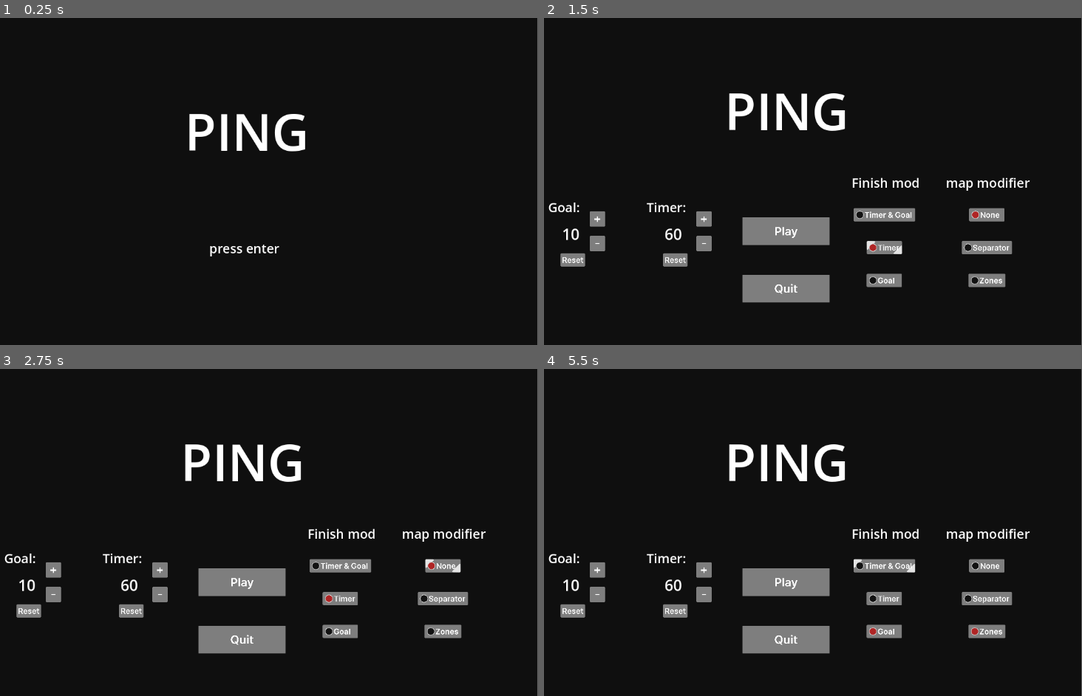
Above: before the commit, frames 1-4 (two rows, left to right).
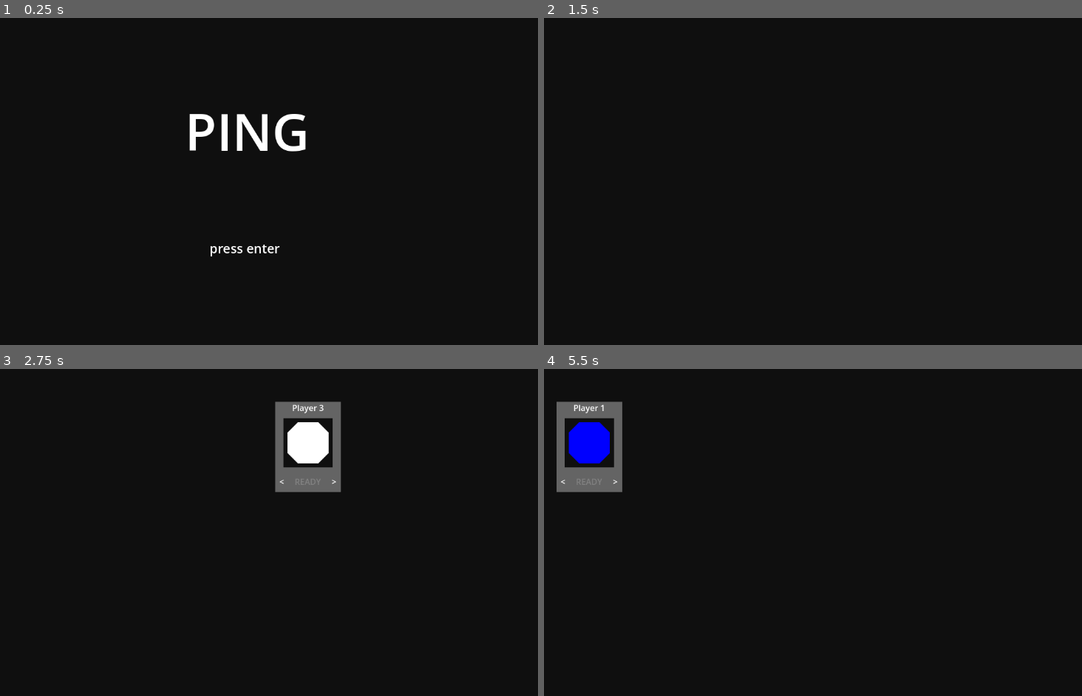
Above: after the commit, the same moments.

Repository: MyloRaccoon/ping
Game: Godot game, scene res://scenes/title.tscn
The game is run twice, just before and just after one commit, with the same random seed, the same clock (stepped at 60 frames per second) and the same inputs.
Inputs:
- Up to frame 1 (0.25 s): no input
- Up to frame 2 (1.5 s): tap Enter (ui_accept) at 0.5, 0.77, 1.07, 1.25 s; hold Right (ui_right) 0.53-1.28 s; hold Down (down2) 0.53-1.28 s; tap E (join1, bound only after the commit) at 0.8, 1.35 s; hold S (down1) from 1.28 s (still down)
- Up to frame 3 (2.75 s): tap Enter (ui_accept) at 1.52, 1.82, 2 s; tap Keypad 1 (join2, bound only after the commit) at 1.55 s; release S (down1) at 2.03 s; hold Right (ui_right) from 2.03 s (still down); hold Keypad 1 (join2, bound only after the commit) from 2.03 s (still down); tap U (join3, bound only after the commit) at 2.3 s
- Up to frame 4 (5.5 s): tap Enter (ui_accept) at 2.75, 3.02, 3.32, 3.5, 3.77, 3.8, 4.07, 4.25, 4.35, 4.52, 4.82 s; release Right (ui_right) at 2.78 s; release Keypad 1 (join2, bound only after the commit) at 2.78 s; hold Up (ui_up) 2.78-3.53 s; tap U (join3, bound only after the commit) at 2.85 s; tap [ (join4, bound only after the commit) at 3.05 s; hold [ (join4, bound only after the commit) 3.53-4.28 s; hold Left (ui_left) 3.53-5.03 s; tap Escape (pause) at 4.15 s; tap Down (down2) at 4.55 s; hold S (down1) from 5.03 s (still down); hold Down (down2) from 5.03 s (still down); tap E (join1, bound only after the commit) at 5.3 s
In our replay, the window is 799x443 before the commit and 800x443 after it. These sizes can differ from the game's own. Grey fills any space a smaller window leaves; there, only what the larger window draws over its background counts as a difference.

The runs differ from the first frame. In frame 1, 0.4% of the frame differs, in the area x 35-57%, y 29-73%; in frame 2, 7.5%; in frame 3, 10%; in frame 4, 10%, in the area x 0-91%, y 9-88%.

Commit message:
4 players support

Diff:
--- a/project.godot
+++ b/project.godot
@@ -22,9 +22,16 @@
 [display]
 
 window/size/viewport_height=638
+window/stretch/mode="viewport"
 
 [input]
 
+pause={
+"deadzone": 0.5,
+"events": [Object(InputEventKey,"resource_local_to_scene":false,"resource_name":"","device":-1,"window_id":0,"alt_pressed":false,"shift_pressed":false,"ctrl_pressed":false,"meta_pressed":false,"pressed":false,"keycode":0,"physical_keycode":4194305,"key_label":0,"unicode":0,"echo":false,"script":null)
+, Object(InputEventJoypadButton,"resource_local_to_scene":false,"resource_name":"","device":-1,"button_index":6,"pressure":0.0,"pressed":true,"script":null)
+]
+}
 up1={
 "deadzone": 0.5,
 "events": [Object(InputEventKey,"resource_local_to_scene":false,"resource_name":"","device":-1,"window_id":0,"alt_pressed":false,"shift_pressed":false,"ctrl_pressed":false,"meta_pressed":false,"pressed":false,"keycode":0,"physical_keycode":87,"key_label":0,"unicode":122,"echo":false,"script":null)
@@ -51,7 +58,7 @@
 }
 focus1={
 "deadzone": 0.5,
-"events": [Object(InputEventKey,"resource_local_to_scene":false,"resource_name":"","device":-1,"window_id":0,"alt_pressed":false,"shift_pressed":false,"ctrl_pressed":false,"meta_pressed":false,"pressed":false,"keycode":0,"physical_keycode":71,"key_label":0,"unicode":103,"echo":false,"script":null)
+"events": [Object(InputEventKey,"resource_local_to_scene":false,"resource_name":"","device":-1,"window_id":0,"alt_pressed":false,"shift_pressed":false,"ctrl_pressed":false,"meta_pressed":false,"pressed":false,"keycode":0,"physical_keycode":70,"key_label":0,"unicode":102,"echo":false,"script":null)
 , Object(InputEventJoypadMotion,"resource_local_to_scene":false,"resource_name":"","device":0,"axis":5,"axis_value":1.0,"script":null)
 , Object(InputEventJoypadMotion,"resource_local_to_scene":false,"resource_name":"","device":0,"axis":4,"axis_value":1.0,"script":null)
 , Object(InputEventJoypadButton,"resource_local_to_scene":false,"resource_name":"","device":0,"button_index":2,"pressure":0.0,"pressed":true,"script":null)
@@ -90,43 +97,75 @@
 , Object(InputEventJoypadMotion,"resource_local_to_scene":false,"resource_name":"","device":1,"axis":4,"axis_value":1.0,"script":null)
 ]
 }
+up3={
+"deadzone": 0.5,
+"events": [Object(InputEventKey,"resource_local_to_scene":false,"resource_name":"","device":-1,"window_id":0,"alt_pressed":false,"shift_pressed":false,"ctrl_pressed":false,"meta_pressed":false,"pressed":false,"keycode":0,"physical_keycode":89,"key_label":0,"unicode":121,"echo":false,"script":null)
+]
+}
+down3={
+"deadzone": 0.5,
+"events": [Object(InputEventKey,"resource_local_to_scene":false,"resource_name":"","device":-1,"window_id":0,"alt_pressed":false,"shift_pressed":false,"ctrl_pressed":false,"meta_pressed":false,"pressed":false,"keycode":0,"physical_keycode":72,"key_label":0,"unicode":104,"echo":false,"script":null)
+]
+}
 right3={
 "deadzone": 0.5,
-"events": []
-}
-pause={
-"deadzone": 0.5,
-"events": [Object(InputEventKey,"resource_local_to_scene":false,"resource_name":"","device":-1,"window_id":0,"alt_pressed":false,"shift_pressed":false,"ctrl_pressed":false,"meta_pressed":false,"pressed":false,"keycode":0,"physical_keycode":4194305,"key_label":0,"unicode":0,"echo":false,"script":null)
-, Object(InputEventJoypadButton,"resource_local_to_scene":false,"resource_name":"","device":-1,"button_index":6,"pressure":0.0,"pressed":true,"script":null)
+"events": [Object(InputEventKey,"resource_local_to_scene":false,"resource_name":"","device":-1,"window_id":0,"alt_pressed":false,"shift_pressed":false,"ctrl_pressed":false,"meta_pressed":false,"pressed":false,"keycode":0,"physical_keycode":74,"key_label":0,"unicode":106,"echo":false,"script":null)
 ]
 }
 left3={
 "deadzone": 0.5,
-"events": []
+"events": [Object(InputEventKey,"resource_local_to_scene":false,"resource_name":"","device":-1,"window_id":0,"alt_pressed":false,"shift_pressed":false,"ctrl_pressed":false,"meta_pressed":false,"pressed":false,"keycode":0,"physical_keycode":71,"key_label":0,"unicode":103,"echo":false,"script":null)
+]
+}
+up4={
+"deadzone": 0.5,
+"events": [Object(InputEventKey,"resource_local_to_scene":false,"resource_name":"","device":-1,"window_id":0,"alt_pressed":false,"shift_pressed":false,"ctrl_pressed":false,"meta_pressed":false,"pressed":false,"keycode":0,"physical_keycode":80,"key_label":0,"unicode":112,"echo":false,"script":null)
+]
+}
+down4={
+"deadzone": 0.5,
+"events": [Object(InputEventKey,"resource_local_to_scene":false,"resource_name":"","device":-1,"window_id":0,"alt_pressed":false,"shift_pressed":false,"ctrl_pressed":false,"meta_pressed":false,"pressed":false,"keycode":0,"physical_keycode":59,"key_label":0,"unicode":109,"echo":false,"script":null)
+]
 }
 right4={
 "deadzone": 0.5,
-"events": []
+"events": [Object(InputEventKey,"resource_local_to_scene":false,"resource_name":"","device":-1,"window_id":0,"alt_pressed":false,"shift_pressed":false,"ctrl_pressed":false,"meta_pressed":false,"pressed":false,"keycode":0,"physical_keycode":39,"key_label":0,"unicode":249,"echo":false,"script":null)
+]
 }
 left4={
 "deadzone": 0.5,
-"events": []
+"events": [Object(InputEventKey,"resource_local_to_scene":false,"resource_name":"","device":-1,"window_id":0,"alt_pressed":false,"shift_pressed":false,"ctrl_pressed":false,"meta_pressed":false,"pressed":false,"keycode":0,"physical_keycode":76,"key_label":0,"unicode":108,"echo":false,"script":null)
+]
 }
 focus3={
 "deadzone": 0.5,
-"events": []
+"events": [Object(InputEventKey,"resource_local_to_scene":false,"resource_name":"","device":-1,"window_id":0,"alt_pressed":false,"shift_pressed":false,"ctrl_pressed":false,"meta_pressed":false,"pressed":false,"keycode":0,"physical_keycode":75,"key_label":0,"unicode":107,"echo":false,"script":null)
+]
 }
 focus4={
 "deadzone": 0.5,
-"events": []
+"events": [Object(InputEventKey,"resource_local_to_scene":false,"resource_name":"","device":-1,"window_id":0,"alt_pressed":false,"shift_pressed":false,"ctrl_pressed":false,"meta_pressed":false,"pressed":false,"keycode":0,"physical_keycode":92,"key_label":0,"unicode":42,"echo":false,"script":null)
+]
 }
-down3={
+join1={
 "deadzone": 0.5,
-"events": []
+"events": [Object(InputEventKey,"resource_local_to_scene":false,"resource_name":"","device":-1,"window_id":0,"alt_pressed":false,"shift_pressed":false,"ctrl_pressed":false,"meta_pressed":false,"pressed":false,"keycode":0,"physical_keycode":69,"key_label":0,"unicode":101,"echo":false,"script":null)
+]
 }
-down4={
+join2={
 "deadzone": 0.5,
-"events": []
+"events": [Object(InputEventKey,"resource_local_to_scene":false,"resource_name":"","device":-1,"window_id":0,"alt_pressed":false,"shift_pressed":false,"ctrl_pressed":false,"meta_pressed":false,"pressed":false,"keycode":0,"physical_keycode":4194439,"key_label":0,"unicode":49,"echo":false,"script":null)
+]
+}
+join3={
+"deadzone": 0.5,
+"events": [Object(InputEventKey,"resource_local_to_scene":false,"resource_name":"","device":-1,"window_id":0,"alt_pressed":false,"shift_pressed":false,"ctrl_pressed":false,"meta_pressed":false,"pressed":false,"keycode":0,"physical_keycode":85,"key_label":0,"unicode":117,"echo":false,"script":null)
+]
+}
+join4={
+"deadzone": 0.5,
+"events": [Object(InputEventKey,"resource_local_to_scene":false,"resource_name":"","device":-1,"window_id":0,"alt_pressed":false,"shift_pressed":false,"ctrl_pressed":false,"meta_pressed":false,"pressed":false,"keycode":0,"physical_keycode":91,"key_label":0,"unicode":0,"echo":false,"script":null)
+]
 }
 
 [rendering]
--- a/scenes/ball.tscn
+++ b/scenes/ball.tscn
@@ -1,5 +1,6 @@
-[gd_scene load_steps=5 format=3 uid="uid://cyidl70ijlea4"]
+[gd_scene load_steps=6 format=3 uid="uid://cyidl70ijlea4"]
 
+[ext_resource type="Script" path="res://scripts/ball.gd" id="1_47jgb"]
 [ext_resource type="Texture2D" uid="uid://cmpevm4sknu3e" path="res://assets/ball.png" id="1_eatb7"]
 [ext_resource type="Texture2D" uid="uid://c7bi3y2plqly4" path="res://assets/light.png" id="2_xbr5i"]
 
@@ -14,6 +15,7 @@
 collision_mask = 4
 physics_material_override = SubResource("PhysicsMaterial_676rp")
 gravity_scale = 0.0
+script = ExtResource("1_47jgb")
 
 [node name="Sprite2D" type="Sprite2D" parent="."]
 scale = Vector2(0.5, 0.5)
@@ -26,3 +28,8 @@
 position = Vector2(3, 3)
 scale = Vector2(1.012, 1.012)
 texture = ExtResource("2_xbr5i")
+
+[node name="VisibleOnScreenNotifier2D" type="VisibleOnScreenNotifier2D" parent="."]
+
+[connection signal="screen_entered" from="VisibleOnScreenNotifier2D" to="." method="_on_visible_on_screen_notifier_2d_screen_entered"]
+[connection signal="screen_exited" from="VisibleOnScreenNotifier2D" to="." method="_on_visible_on_screen_notifier_2d_screen_exited"]
--- a/scenes/game.tscn
+++ b/scenes/game.tscn
@@ -9,11 +9,11 @@
 
 [sub_resource type="LabelSettings" id="LabelSettings_8j51r"]
 font_size = 500
-font_color = Color(0.270588, 0.388235, 0.917647, 0.929412)
+font_color = Color(0.27451, 0.392157, 0.921569, 0.929412)
 
 [sub_resource type="LabelSettings" id="LabelSettings_ggfhb"]
 font_size = 500
-font_color = Color(0.819608, 0.176471, 0.137255, 1)
+font_color = Color(0.823529, 0.176471, 0.137255, 1)
 
 [sub_resource type="SegmentShape2D" id="SegmentShape2D_dsfr3"]
 a = Vector2(-8, -440)
@@ -204,11 +204,29 @@
 collision_mask = 6
 index = "2"
 
+[node name="Player3" parent="players" instance=ExtResource("3_10dy2")]
+position = Vector2(256, 384)
+collision_layer = 5
+collision_mask = 5
+index = "3"
+
+[node name="Player4" parent="players" instance=ExtResource("3_10dy2")]
+position = Vector2(896, 256)
+collision_layer = 5
+collision_mask = 5
+index = "4"
+
 [node name="p1SpawnPoint" type="Marker2D" parent="players"]
 position = Vector2(256, 256)
 
 [node name="p2SpawnPoint" type="Marker2D" parent="players"]
 position = Vector2(896, 384)
+
+[node name="p3SpawnPoint" type="Marker2D" parent="players"]
+position = Vector2(256, 384)
+
+[node name="p4SpawnPoint" type="Marker2D" parent="players"]
+position = Vector2(896, 256)
 
 [node name="Timers" type="Node2D" parent="."]
 
@@ -271,9 +289,7 @@
 horizontal_alignment = 1
 
 [node name="transition" parent="." instance=ExtResource("6_1h45d")]
-
-[node name="Camera2D" type="Camera2D" parent="."]
-position = Vector2(576, 320)
+visible = false
 
 [connection signal="body_entered" from="goal1" to="." method="_on_goal_1_body_entered"]
 [connection signal="body_entered" from="goal2" to="." method="_on_goal_2_body_entered"]
--- a/scenes/option.tscn
+++ b/scenes/option.tscn
@@ -134,11 +134,15 @@
 layout_mode = 1
 
 [node name="btn_play" parent="menuMenu/play" instance=ExtResource("4_77x3r")]
-position = Vector2(576, 416)
+position = Vector2(576, 384)
 label = "play"
 
+[node name="btn_players" parent="menuMenu/play" instance=ExtResource("4_77x3r")]
+position = Vector2(576, 448)
+label = "players"
+
 [node name="btn_quit" parent="menuMenu/play" instance=ExtResource("4_77x3r")]
-position = Vector2(576, 528)
+position = Vector2(576, 512)
 label = "quit"
 
 [node name="finishModMenu" parent="menuMenu" instance=ExtResource("3_igt7r")]
--- a/scenes/player.tscn
+++ b/scenes/player.tscn
@@ -19,6 +19,6 @@
 polygon = PackedVector2Array(-32, -64, 32, -64, 64, -32, 64, 32, 32, 64, -32, 64, -64, 32, -64, -32)
 
 [node name="PointLight2D" type="PointLight2D" parent="."]
-position = Vector2(3, 3)
-scale = Vector2(1.012, 1.012)
+scale = Vector2(0.512, 0.512)
+energy = 5.0
 texture = ExtResource("2_gfjxq")
--- a/scenes/player_frame.tscn
+++ b/scenes/player_frame.tscn
@@ -10,6 +10,12 @@
 [node name="player_frame" type="Node2D"]
 script = ExtResource("1_ocmm7")
 index = 1
+
+[node name="outline" type="ColorRect" parent="."]
+offset_left = -72.0
+offset_top = -88.0
+offset_right = 72.0
+offset_bottom = 104.0
 
 [node name="bg" type="ColorRect" parent="."]
 offset_left = -64.0
--- a/scenes/player_screen.tscn
+++ b/scenes/player_screen.tscn
@@ -1,7 +1,10 @@
-[gd_scene load_steps=3 format=3 uid="uid://ddihc202bjktt"]
+[gd_scene load_steps=4 format=3 uid="uid://ddihc202bjktt"]
 
 [ext_resource type="Script" path="res://scripts/player_screen.gd" id="1_a8ysq"]
 [ext_resource type="PackedScene" uid="uid://k3ag4rvktg6v" path="res://scenes/player_frame.tscn" id="1_xfjc1"]
+
+[sub_resource type="LabelSettings" id="LabelSettings_2tvr3"]
+font_size = 50
 
 [node name="player_screen" type="Node2D"]
 script = ExtResource("1_a8ysq")
@@ -29,3 +32,12 @@
 visible = false
 position = Vector2(960, 144)
 index = 4
+
+[node name="Label" type="Label" parent="."]
+visible = false
+offset_top = 424.0
+offset_right = 1152.0
+offset_bottom = 493.0
+text = "READY !"
+label_settings = SubResource("LabelSettings_2tvr3")
+horizontal_alignment = 1
--- a/scenes/win_screen.tscn
+++ b/scenes/win_screen.tscn
@@ -14,9 +14,9 @@
 color = Color(0.0605303, 0.0605303, 0.0605303, 1)
 
 [node name="Label" type="Label" parent="."]
-offset_left = 168.0
 offset_top = 248.0
-offset_right = 944.0
+offset_right = 1152.0
 offset_bottom = 385.0
 text = "PLAYER 1 WON !"
 label_settings = SubResource("LabelSettings_inydp")
+horizontal_alignment = 1
--- a/scripts/Title.gd
+++ b/scripts/Title.gd
@@ -1,5 +1,5 @@
 extends Node2D
 
-func _process(_delta):
-	if Input.is_action_just_pressed("ui_accept"):
-		get_tree().change_scene_to_file("res://scenes/option.tscn")
+func _input(event):
+	if event is InputEventKey:
+		get_tree().change_scene_to_file("res://scenes/player_screen.tscn")
--- /dev/null
+++ b/scripts/ball.gd
@@ -0,0 +1,18 @@
+extends RigidBody2D
+
+var on_screen = true
+
+# Called every frame. 'delta' is the elapsed time since the previous frame.
+func _process(_delta):
+	if not on_screen:
+		print(position)
+
+
+func _on_visible_on_screen_notifier_2d_screen_entered():
+	print("entered")
+	on_screen = true
+
+
+func _on_visible_on_screen_notifier_2d_screen_exited():
+	print("exited")
+	on_screen = false
--- a/scripts/game.gd
+++ b/scripts/game.gd
@@ -16,14 +16,18 @@
 var pause_time_left
 var stock_ball_velocity
 
-func new_ball(ball_pos, p1_pos, p2_pos):
+func new_ball(ball_pos, p1_pos = $players/p1SpawnPoint.position, p2_pos = $players/p2SpawnPoint.position, p3_pos = $players/p3SpawnPoint.position, p4_pos = $players/p4SpawnPoint.position):
 	$players/Player.position = p1_pos
 	$players/Player2.position = p2_pos
+	$players/Player3.position = p3_pos
+	$players/Player4.position = p4_pos
 	ball = ball_tscn.instantiate()
 	ball.position = ball_pos
 	call_deferred("add_child", ball)
 
 func _ready():
+	$pts1.label_settings.set_font_color(global.blue_team_color)
+	$pts2.label_settings.set_font_color(global.red_team_color)
 	global.playing = false
 	$PauseMenu/menu.activate(false)
 	$Timers/firstTimer.start()
@@ -77,7 +81,7 @@
 				call_deferred("win", "2")
 			else:
 				ball.queue_free()
-				new_ball($p1BallSpawnPoint.position, $players/p1SpawnPoint.position, $players/p2SpawnPoint.position)
+				new_ball($p1BallSpawnPoint.position)
 
 func _on_goal_2_body_entered(body):
 	if body in get_tree().get_nodes_in_group("ball"):
@@ -89,7 +93,7 @@
 				call_deferred("win", "1")
 			else:
 				ball.queue_free()
-				new_ball($p2BallSpawnPoint.position, $players/p1SpawnPoint.position, $players/p2SpawnPoint.position)
+				new_ball($p2BallSpawnPoint.position)
 
 func win(winner):
 	global.winner = winner
@@ -114,7 +118,7 @@
 	$pts2.show()
 	$Timers/firstTimerLB.hide()
 	global.playing = true
-	new_ball($middleBallSpawnPoint.position, $players/p1SpawnPoint.position, $players/p2SpawnPoint.position)
+	new_ball($middleBallSpawnPoint.position)
 
 func pause():
 	pause_time_left = $Timers/Timer.time_left
--- a/scripts/global.gd
+++ b/scripts/global.gd
@@ -1,8 +1,20 @@
 extends Node
 
+const blue_team_color = Color("#4664eb")
+const red_team_color = Color("#d22d23")
 const skins = [Color(1, 1, 1), Color(0, 0, 0), Color(1, 0, 0), Color(0, 1, 0), Color(0, 0, 1), Color(1, 1, 0), Color(1, 0, 1), Color(0, 1, 1)]
 var player_skin = [4, 2, 0, 1]
 var players = [false, false, false, false]
+
+var n_player = 2
+var n_frame_active
+
+func get_n_player_ready():
+	var n = 0
+	for is_ready in players:
+		if is_ready:
+			n += 1
+	return n
 
 func color_taken(color : int, player : int):
 	var taken = false
--- a/scripts/menu.gd
+++ b/scripts/menu.gd
@@ -32,15 +32,15 @@
 		indexM_btn = "ui_left"
 
 # Called every frame. 'delta' is the elapsed time since the previous frame.
-func _process(_delta):
+func _input(event):
 	if active and N_button > 0:
-		if Input.is_action_just_pressed(indexM_btn):
+		if event.is_action_pressed(indexM_btn):
 			index -= 1
 			on_hover()
-		elif Input.is_action_just_pressed(indexP_btn):
+		elif event.is_action_pressed(indexP_btn):
 			index += 1
 			on_hover()
-		if Input.is_action_just_pressed("ui_accept"):
+		if event.is_action_pressed("ui_accept"):
 			var btn = get_children()[index]
 			if checkbox:
 				select(btn)
--- a/scripts/option.gd
+++ b/scripts/option.gd
@@ -22,7 +22,8 @@
 
 func _on_play_pressed(btn):
 	match btn:
-		"play": $transition.exit()
+		"play": $transition.exit("game")
+		"players": $transition.exit("players")
 		"quit": get_tree().quit(0)
 
 
@@ -66,6 +67,7 @@
 	global.map = btn
 
 
-func _on_transition_exited(_msg):
-	print(true)
-	get_tree().change_scene_to_file("res://scenes/game.tscn")
+func _on_transition_exited(msg):
+	match msg:
+		"game": get_tree().change_scene_to_file("res://scenes/game.tscn")
+		"players": get_tree().change_scene_to_file("res://scenes/player_screen.tscn")
--- a/scripts/player.gd
+++ b/scripts/player.gd
@@ -6,10 +6,21 @@
 var speed
 
 func _ready():
-	$Sprite2D.modulate = global.skins[global.player_skin[int(index)-1]]
+	if global.players[int(index)-1]:
+		show()
+		$CollisionPolygon2D.disabled = false
+		$Sprite2D.modulate = global.skins[global.player_skin[int(index)-1]]
+		if global.get_n_player_ready() > 2:
+			if index in ["1", "3"]:
+				$PointLight2D.color = global.blue_team_color
+			else:
+				$PointLight2D.color = global.red_team_color
+	else:
+		hide()
+		$CollisionPolygon2D.disabled = true
 
 func _physics_process(_delta):
-	if global.playing:
+	if global.playing and global.players[int(index)-1]:
 		if Input.is_action_pressed('focus'+index):
 			speed = int(base_speed/3.0)
 		else:
--- a/scripts/player_frame.gd
+++ b/scripts/player_frame.gd
@@ -12,26 +12,36 @@
 
 
 # Called every frame. 'delta' is the elapsed time since the previous frame.
-func _process(_delta):
+func _input(event):
 	if active:
-		if Input.is_action_just_pressed("right" + str(index)) and not is_ready:
+		if event.is_action_pressed("right" + str(index)) and not is_ready:
 			global.player_skin[int(index)-1] += 1
 			if global.player_skin[int(index)-1] > len(global.skins)-1:
 				global.player_skin[int(index)-1] = 0
 			update_skin()
-		if Input.is_action_just_pressed("left" + str(index)) and not is_ready:
+		if event.is_action_pressed("left" + str(index)) and not is_ready:
 			global.player_skin[int(index)-1] -= 1
 			if global.player_skin[int(index)-1] < 0:
 				global.player_skin[int(index)-1] = len(global.skins) -1
 			update_skin()
-		if Input.is_action_just_pressed("focus" + str(index)) and not global.color_taken(global.player_skin[index-1], index-1):
-			switch_ready()
+		if event.is_action_pressed("focus" + str(index)) and not global.color_taken(global.player_skin[index-1], index-1):
+			set_ready(!is_ready)
+
+func _process(_delta):
+	if global.n_frame_active > 2:
+		$outline.show()
+		if index in [1,3]:
+			$outline.color = global.blue_team_color
+		else:
+			$outline.color = global.red_team_color
+	else:
+		$outline.hide()
 
 func update_skin():
 	$Sprite2D.modulate = global.skins[global.player_skin[int(index)-1]]
 
-func switch_ready():
-	is_ready = !is_ready
+func set_ready(boolean):
+	is_ready = boolean
 	global.players[index-1] = is_ready
 	if is_ready:
 		$lbl_ready.label_settings.set_font_color(Color("#FFFFFF"))
@@ -45,4 +55,4 @@
 func activate():
 	active = !active
 	if (not active) and is_ready:
-		switch_ready()
+		set_ready(false)
--- a/scripts/player_screen.gd
+++ b/scripts/player_screen.gd
@@ -1,15 +1,25 @@
 extends Node2D
+
+var everyone_ready = false
 
 # Called when the node enters the scene tree for the first time.
 func _input(event):
-	if "joypad" in event.as_text():
+	if event is InputEventJoypadButton:
 		if global.players[event.device] or event.is_action_pressed("join"+str(event.device)):
 			player_join(event.device)
 
-	elif event.is_action_pressed("down1"): player_join(1)
-	elif event.is_action_pressed("down2"): player_join(2)
-	elif event.is_action_pressed("down3"): player_join(3)
-	elif event.is_action_pressed("down4"): player_join(4)
+	elif event.is_action_pressed("join1"): player_join(1)
+	elif event.is_action_pressed("join2"): player_join(2)
+	elif event.is_action_pressed("join3"): player_join(3)
+	elif event.is_action_pressed("join4"): player_join(4)
+
+	elif event.is_action_pressed("ui_accept") and everyone_ready:
+		get_tree().change_scene_to_file("res://scenes/option.tscn")
+
+func _ready():
+	global.players = [false, false, false, false]
+	for frame in [$player_frame1, $player_frame2, $player_frame3, $player_frame4]:
+		frame.set_ready(false)
 
 func player_join(p):
 	var player_frame = get_node("player_frame" + str(p))
@@ -21,4 +31,26 @@
 
 # Called every frame. 'delta' is the elapsed time since the previous frame.
 func _process(_delta):
-	pass
+	var np = global.get_n_player_ready()
+	var nf = get_n_frames_active()
+
+	var indexs = []
+	for i in range(len(global.players)):
+		if global.players[i]:
+			indexs.append(i)
+
+	if np in [2, 4] and nf == np and indexs != [0,2] and indexs != [1,3]:
+		everyone_ready = true
+		$Label.show()
+		global.n_player = np
+	else:
+		everyone_ready = false
+		$Label.hide()
+	global.n_frame_active = get_n_frames_active()
+
+func get_n_frames_active():
+	var n = 0
+	for frame in [$player_frame1, $player_frame2, $player_frame3, $player_frame4]:
+		if frame.active:
+			n += 1
+	return n
--- a/scripts/transition.gd
+++ b/scripts/transition.gd
@@ -19,16 +19,20 @@
 		$exit.position += Vector2(-64, 0)
 
 func enter():
+	show()
 	entering = true
 
 func exit(msg = ""):
+	show()
 	exiting = true
 	exit_msg = msg
 
 func _on_enter_visible_on_screen_notifier_2d_screen_exited():
+	hide()
 	entering = false
 	emit_signal("entered")
 
 func _on_exit_visible_on_screen_notifier_2d_screen_entered():
+	hide()
 	exiting = false
 	emit_signal("exited", exit_msg)
--- a/scripts/win_screen.gd
+++ b/scripts/win_screen.gd
@@ -1,7 +1,12 @@
 extends Node2D
 
 func _ready():
-	$Label.text = "PLAYER " + global.winner + " WON !"
+	if global.get_n_player_ready() < 3:
+		$Label.text = "PLAYER " + global.winner + " WON !"
+	else:
+		match global.winner:
+			"1": $Label.text = "BLUE TEAM WON !"
+			"2": $Label.text = "RED TEAM WON !"
 
 func _process(_delta):
 	if Input.is_action_just_pressed("ui_accept"):
Binary file added: assets/UI/2p.png
Not shown, added: assets/UI/2p.png.import
Binary file added: assets/UI/2pHover.png
Not shown, added: assets/UI/2pHover.png.import
Binary file added: assets/UI/4p.png
Not shown, added: assets/UI/4p.png.import
Binary file added: assets/UI/4pHover.png
Not shown, added: assets/UI/4pHover.png.import
Binary file added: assets/UI/players.png
Not shown, added: assets/UI/players.png.import
Binary file added: assets/UI/playersHover.png
Not shown, added: assets/UI/playersHover.png.import
(and 1 more such lines)
